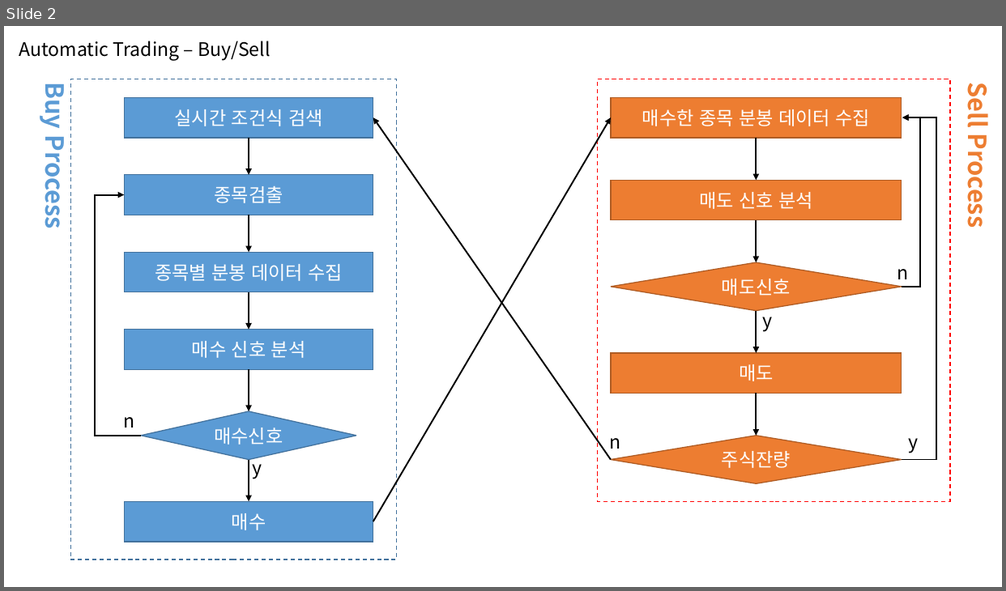
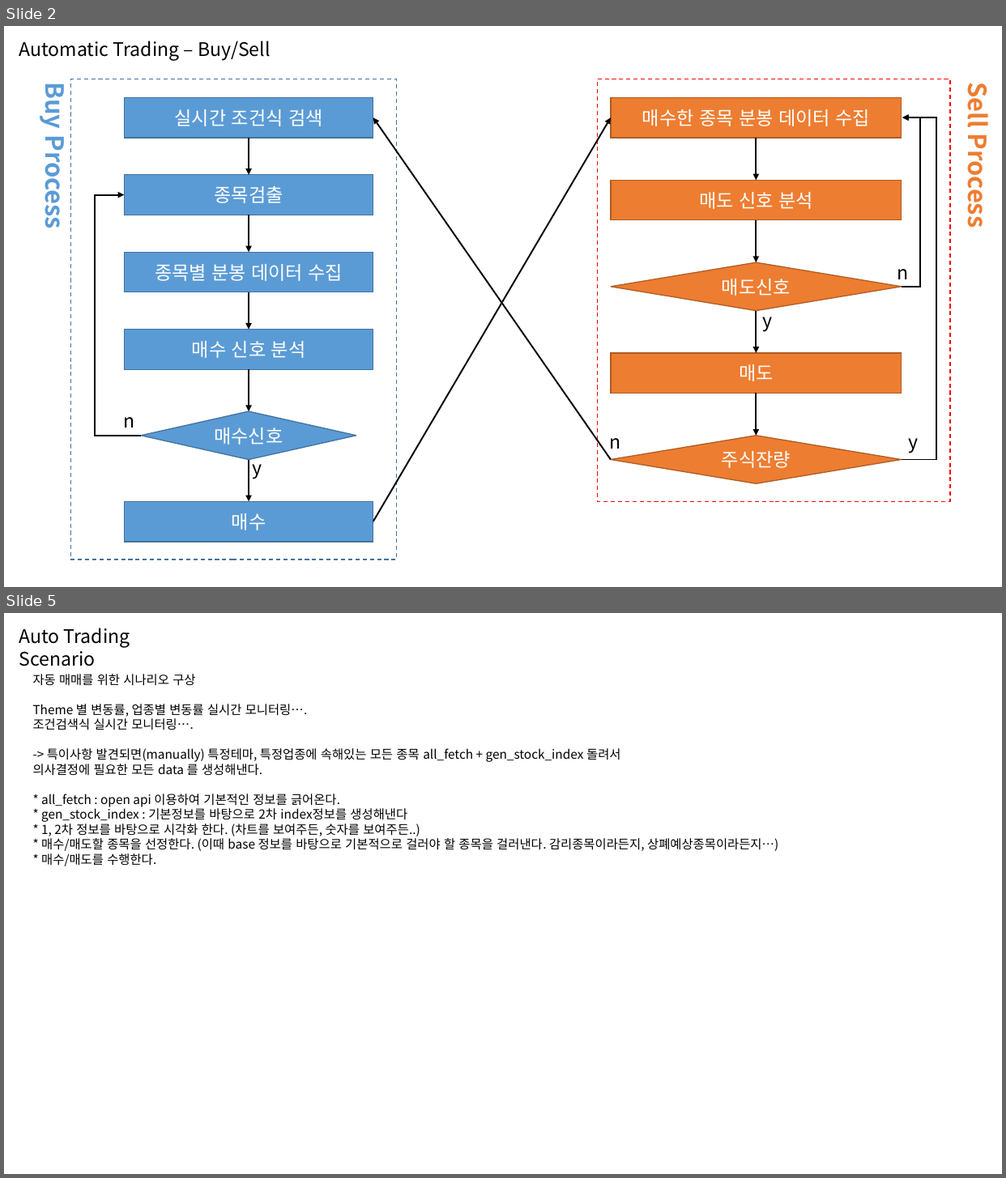
Before and after one commit to happineer/system_trading, a slide deck: doc/TopTrader.pptx. Shown one above the other, each under a label of ours: slide 2 before the commit, slides 2 and 5 after it; the slides between them are not shown. The pictures are 1006x591 and 1006x1178 pixels, drawn with LibreOffice and Linux fonts; fonts in the diff are those of the drawing. Boxes give left, top, right and bottom in pixels: in the first picture for what was removed or moved away, otherwise in the second. Text is boxed around its words. In the diff, an @@ line names an element or a change of style, - is before the commit and + after.

```diff
--- a/doc/TopTrader.pptx
+++ b/doc/TopTrader.pptx
@@ slide 5 added at (4,613,1002,1174), background #FFFFFF @@
@@ text added at (19,628,130,666), 18 pt, text #000000 @@
+Auto Trading Scenario
@@ text added at (33,674,778,867), 12 pt, text #000000 @@
+자동 매매를 위한 시나리오 구상
+Theme 별 변동률, 업종별 변동률 실시간 모니터링….
+조건검색식 실시간 모니터링….
+-> 특이사항 발견되면(manually) 특정테마, 특정업종에 속해있는 모든 종목 all_fetch + gen_stock_index 돌려서
+의사결정에 필요한 모든 data 를 생성해낸다.
+* all_fetch : open api 이용하여 기본적인 정보를 긁어온다.
+* gen_stock_index : 기본정보를 바탕으로 2차 index정보를 생성해낸다
+* 1, 2차 정보를 바탕으로 시각화 한다. (차트를 보여주든, 숫자를 보여주든..)
+* 매수/매도할 종목을 선정한다. (이때 base 정보를 바탕으로 기본적으로 걸러야 할 종목을 걸러낸다. 감리종목이라든지, 상폐예상종목이라든지…)
+* 매수/매도를 수행한다.
```
Also in this commit, not shown: 1 slide changed, 3 other slides added.
